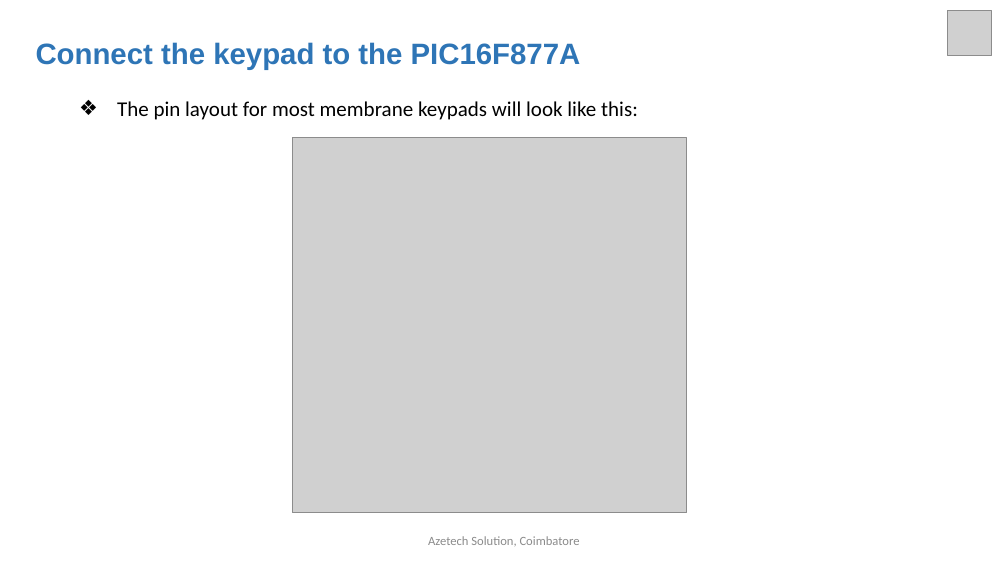
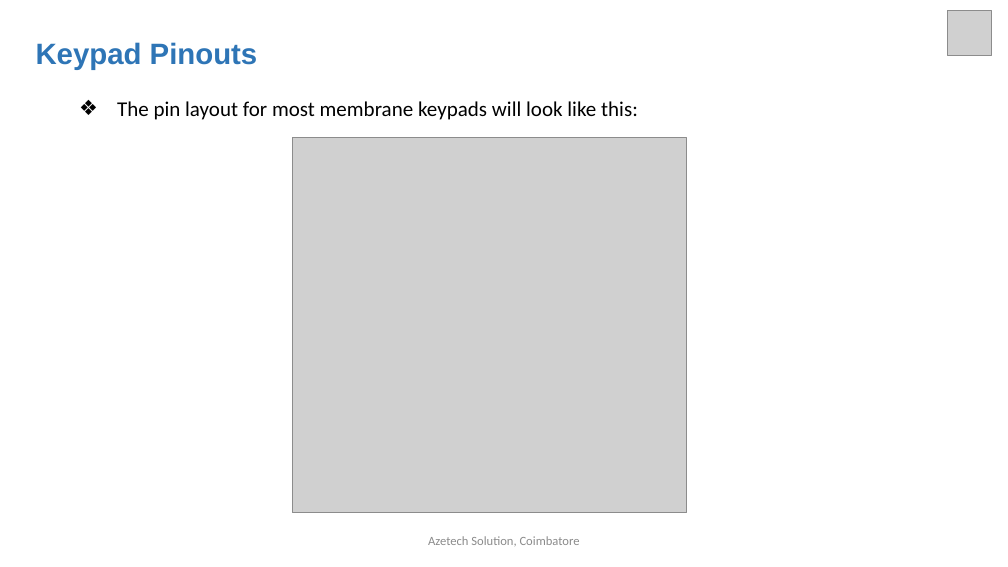
Before and after one commit to arulnelson/AZETECH-CLASS-NOTES, a slide deck: slide 5 of STM32_DOCS/STM32_keypad_interfacing.pptx. Drawn at 1008x567 pixels with LibreOffice and Linux fonts; fonts in the diff are those of the drawing; grey boxes stand for pictures. Boxes give left, top, right and bottom in pixels: in the first picture for what was removed or moved away, otherwise in the second. Text is boxed around its words. In the diff, an @@ line names an element or a change of style, - is before the commit and + after.

```diff
--- a/STM32_DOCS/STM32_keypad_interfacing.pptx
+++ b/STM32_DOCS/STM32_keypad_interfacing.pptx
@@ text at bbox=[36, 42, 258, 70]: text changed @@
-Connect the keypad to the PIC16F877A
+Keypad Pinouts
```
Also in this commit, not shown: 1 other slide changed, 1 other file.
